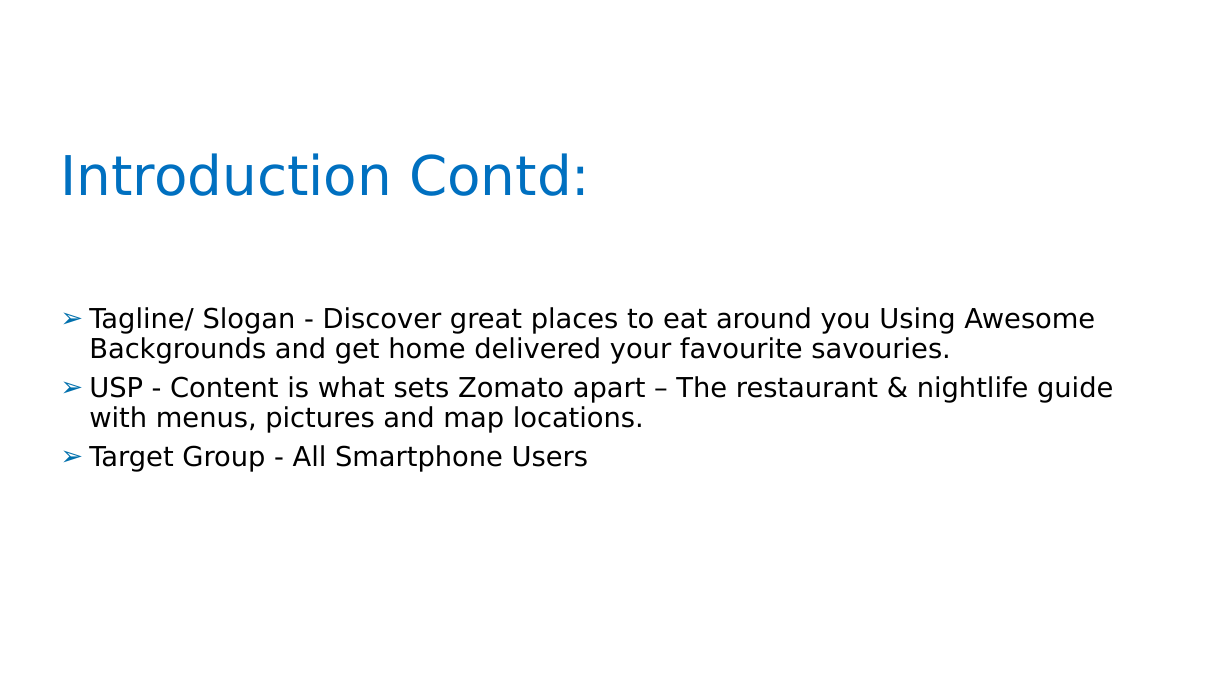
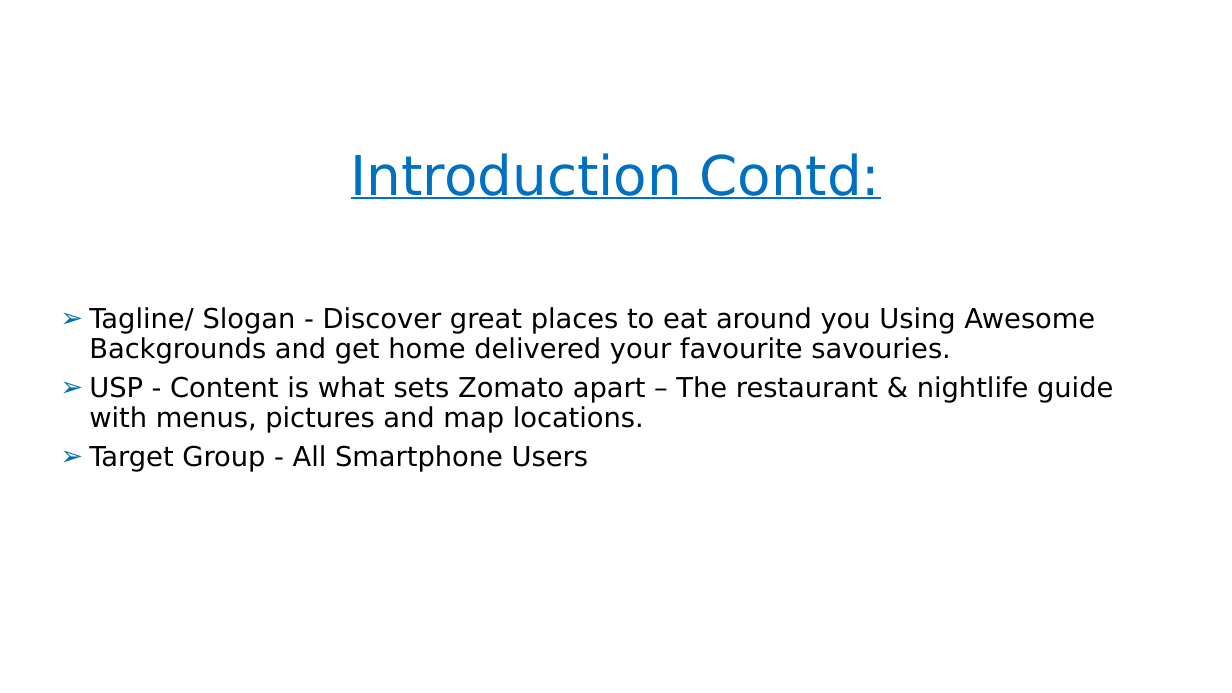
Before and after one commit to shwetasuman1/suttu, a slide deck: slide 4 of projectzomato (3).pptx. Drawn at 1232x693 pixels with LibreOffice and Linux fonts; fonts in the diff are those of the drawing; background and template pictures are left out. Boxes give left, top, right and bottom in pixels: in the first picture for what was removed or moved away, otherwise in the second. Text is boxed around its words. In the diff, an @@ line names an element or a change of style, - is before the commit and + after.

```diff
--- a/projectzomato (3).pptx
+++ b/projectzomato (3).pptx
@@ title "Introduction Contd:" at <box>351,153,880,199</box>: underline on; alignment left to centre @@
```
Also in this commit, not shown: 9 other slides changed, 5 slides added, 3 slides removed.
